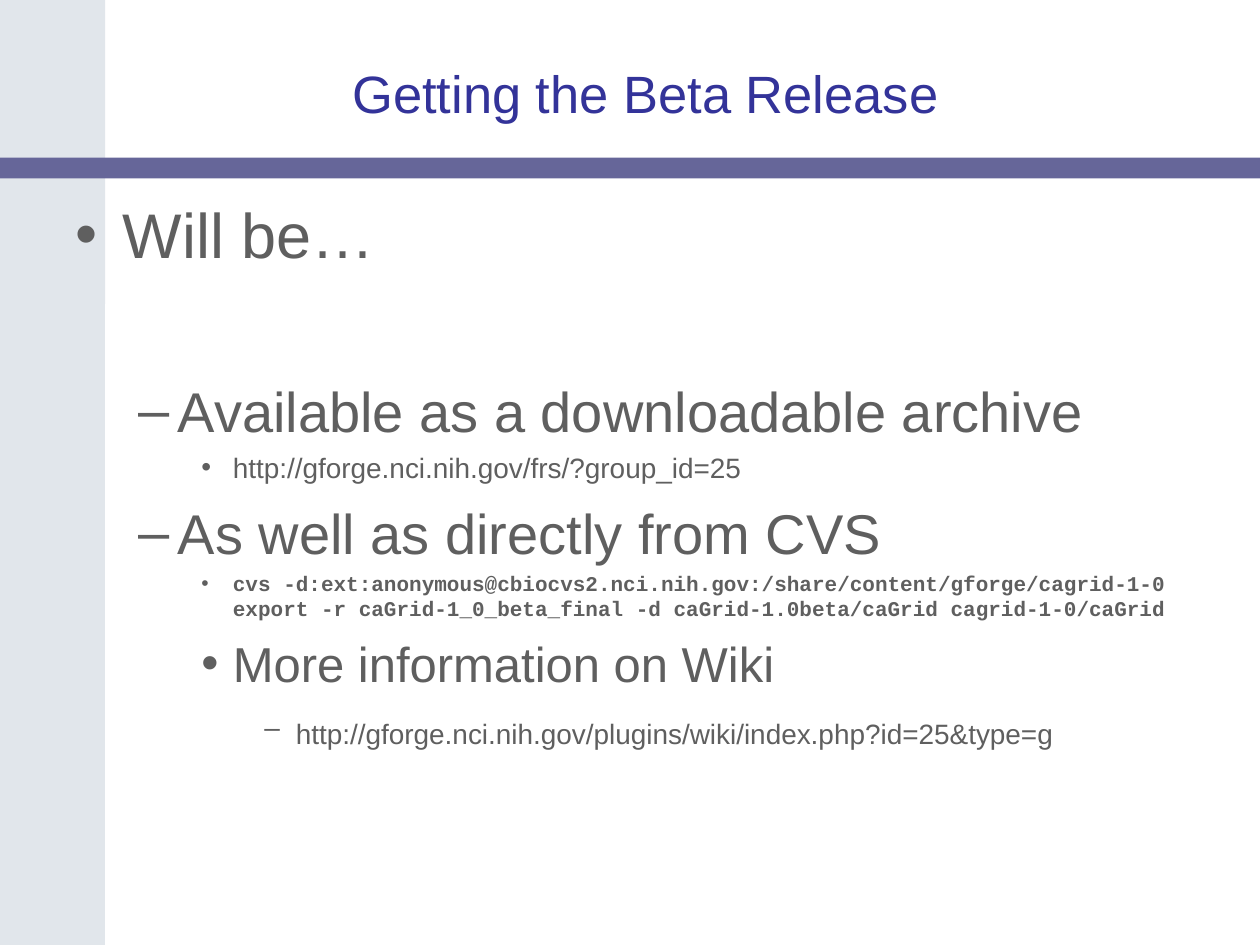
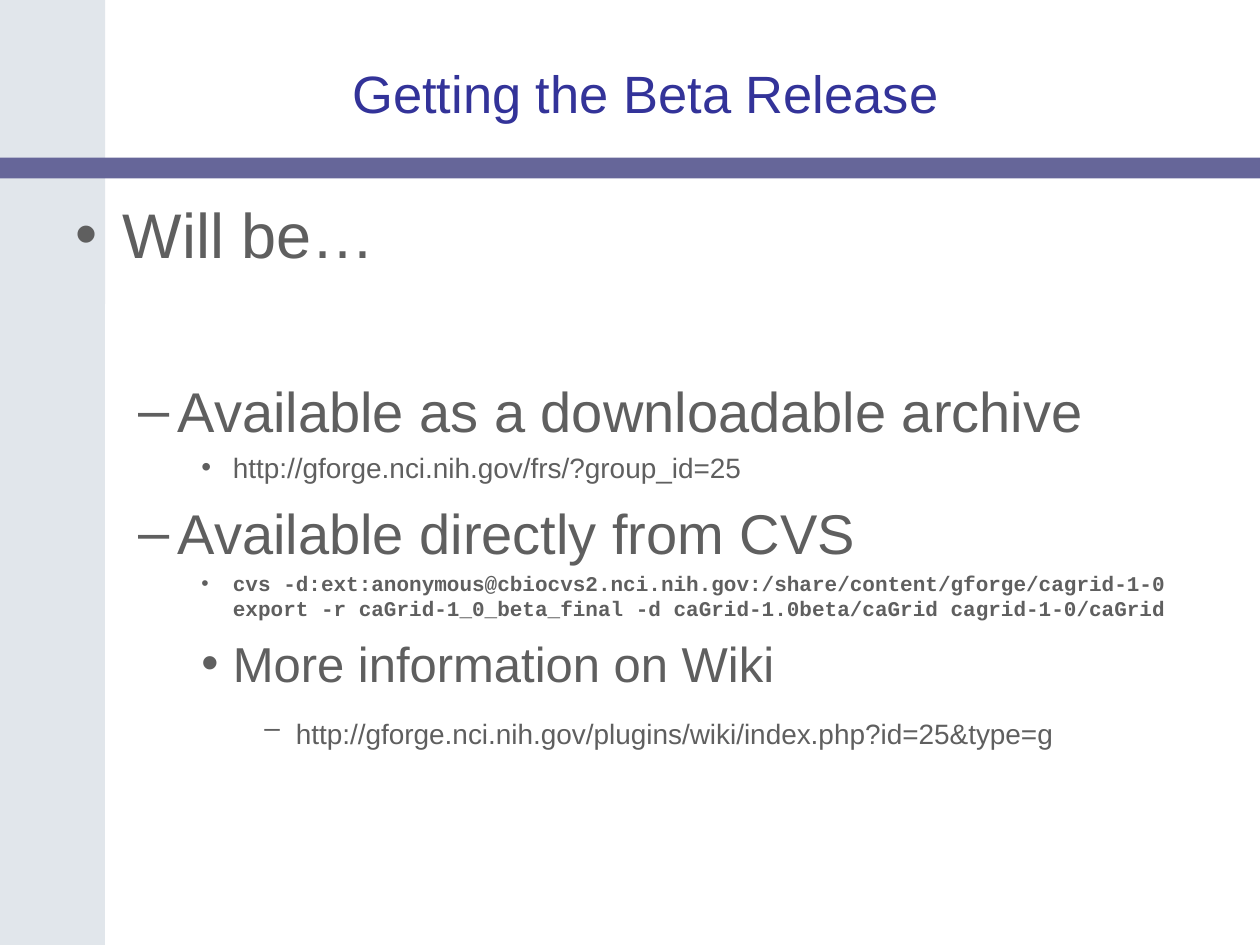
Before and after one commit to NCIP/cagrid-portal, a slide deck: slide 25 of cagrid-1-0/Documentation/presentations/200607_VCDE_ARCH/caGrid-1.0_Beta_Release.ppt. Drawn at 1260x945 pixels with LibreOffice and Linux fonts; fonts in the diff are those of the drawing; background and template pictures are left out. Boxes give left, top, right and bottom in pixels: in the first picture for what was removed or moved away, otherwise in the second. Text is boxed around its words. In the diff, an @@ line names an element or a change of style, - is before the commit and + after.

```diff
--- a/cagrid-1-0/Documentation/presentations/200607_VCDE_ARCH/caGrid-1.0_Beta_Release.ppt
+++ b/cagrid-1-0/Documentation/presentations/200607_VCDE_ARCH/caGrid-1.0_Beta_Release.ppt
@@ text at [178,513,855,564]: text changed @@
-  – As well as directly from CVS
+  – Available directly from CVS
```
Also in this commit, not shown: 4 other slides changed, 2 other files.
